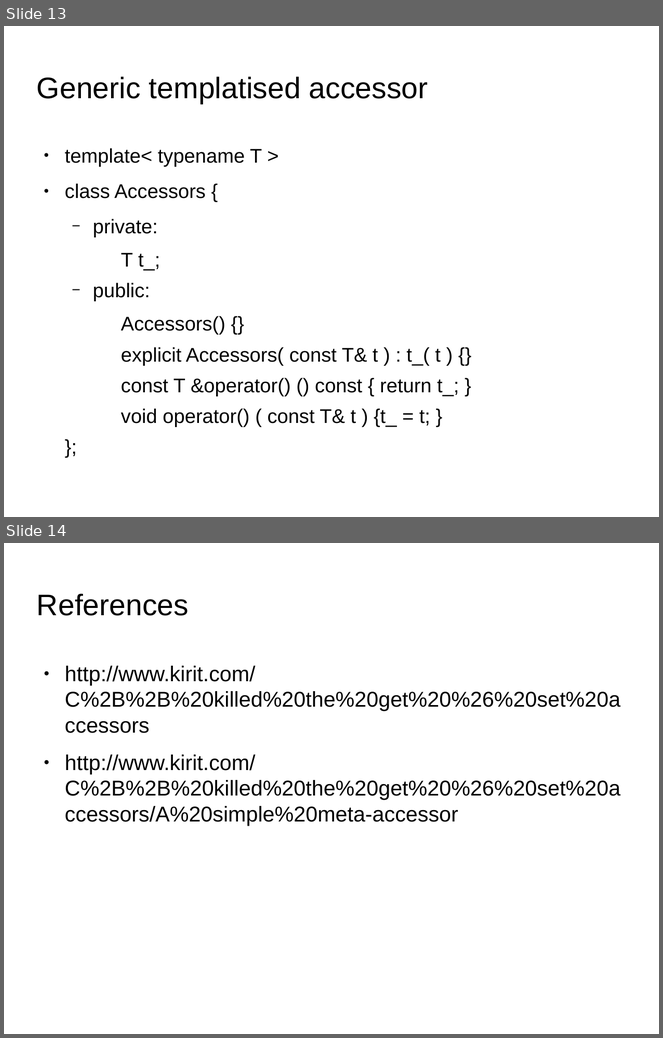
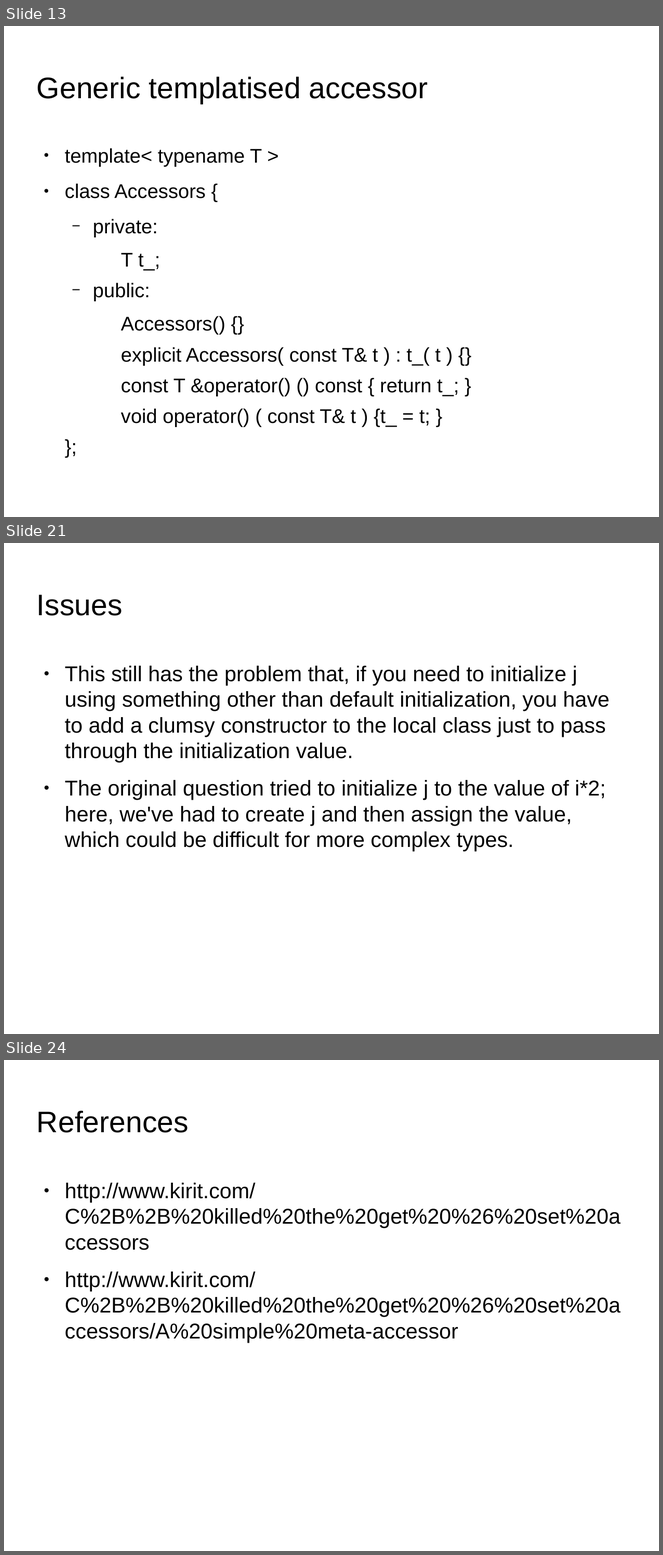
Before and after one commit to kks32/cpp-software-development, a slide deck: Ex15_Functors/Ex15_Functors.odp. Shown one above the other, each under a label of ours: slides 13 and 14 before the commit, slides 13, 21 and 24 after it; the slides between them are not shown. The pictures are 663x1038 and 663x1555 pixels, drawn with LibreOffice and Linux fonts; fonts in the diff are those of the drawing; background and template pictures are left out. Boxes give left, top, right and bottom in pixels: in the first picture for what was removed or moved away, otherwise in the second. Text is boxed around its words. In the diff, an @@ line names an element or a change of style, - is before the commit and + after.

```diff
--- a/Ex15_Functors/Ex15_Functors.odp
+++ b/Ex15_Functors/Ex15_Functors.odp
@@ slide 21 added at (4,543,659,1034), background picture (left out) @@
@@ title added at (37,594,123,616), 36 pt, text #000000 @@
+Issues
@@ text added at (65,666,609,851), 26 pt, text #000000 @@
+● This still has the problem that, if you need to initialize j using something other than default initialization, you have to add a clumsy constructor to the local class just to pass through the initialization value.
+● The original question tried to initialize j to the value of i*2; here, we've had to create j and then assign the value, which could be difficult for more complex types.
@@ what was slide 14 is now slide 24 @@
```
Also in this commit, not shown: 9 other slides added, 2 other files.
